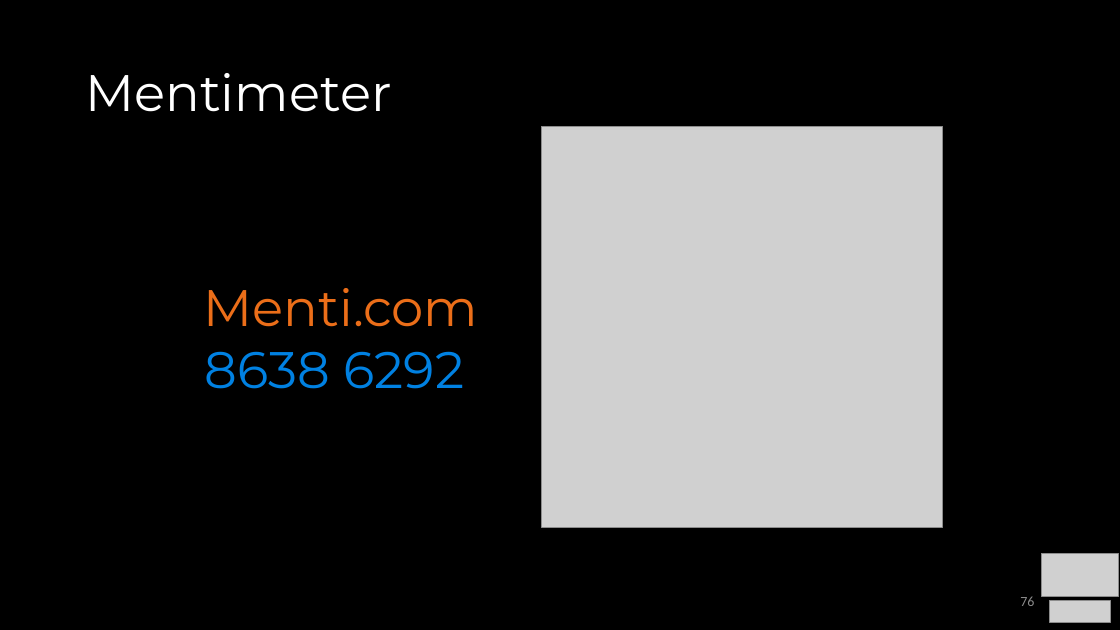
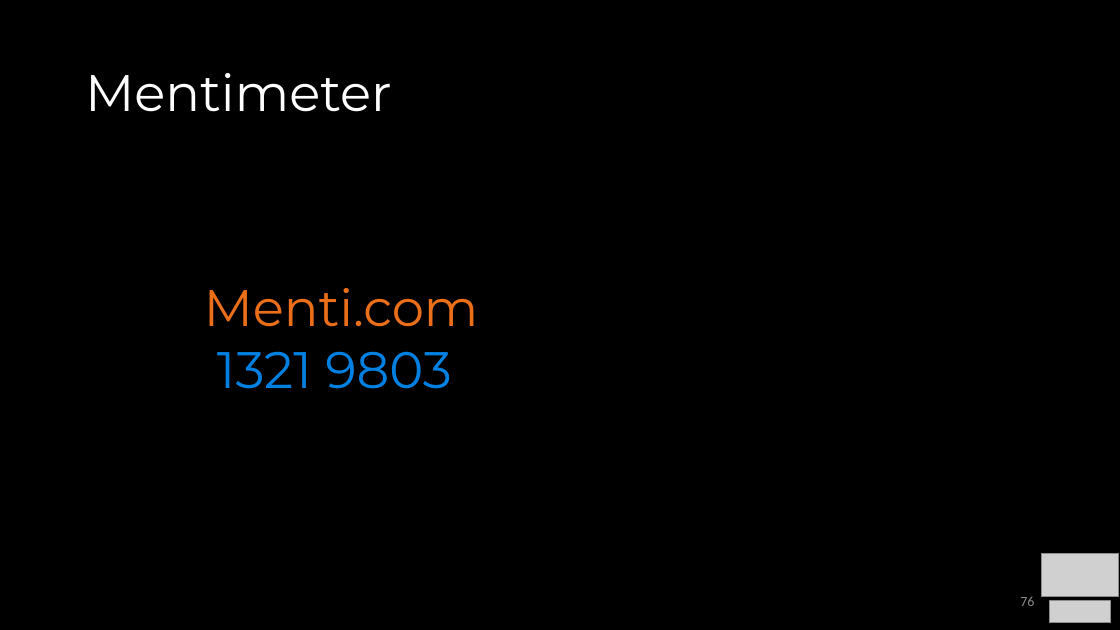
Before and after one commit to COP3530/Instructional-Content, a slide deck: slide 76 of Slides/Slides-PPT/1 - Algorithmic Analysis.pptx. Drawn at 1120x630 pixels with LibreOffice and Linux fonts; fonts in the diff are those of the drawing; grey boxes stand for pictures. Boxes give left, top, right and bottom in pixels: in the first picture for what was removed or moved away, otherwise in the second. Text is boxed around its words. In the diff, an @@ line names an element or a change of style, - is before the commit and + after.

Commit message:
algo analysis menti updated

```diff
--- a/Slides/Slides-PPT/1 - Algorithmic Analysis.pptx
+++ b/Slides/Slides-PPT/1 - Algorithmic Analysis.pptx
@@ picture removed at bbox=[542, 126, 943, 527] @@
@@ text at bbox=[217, 351, 451, 389]: text changed @@
-8638 6292
+1321 9803
```
Also in this commit, not shown: 1 other slide changed, 1 other file.
